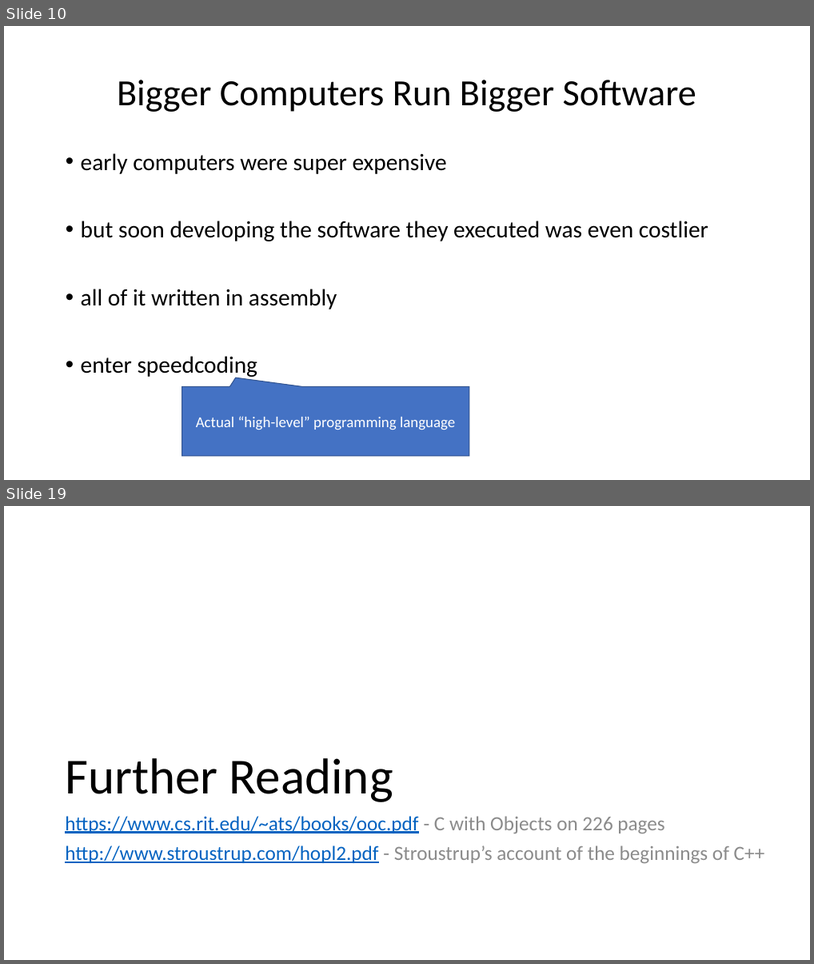
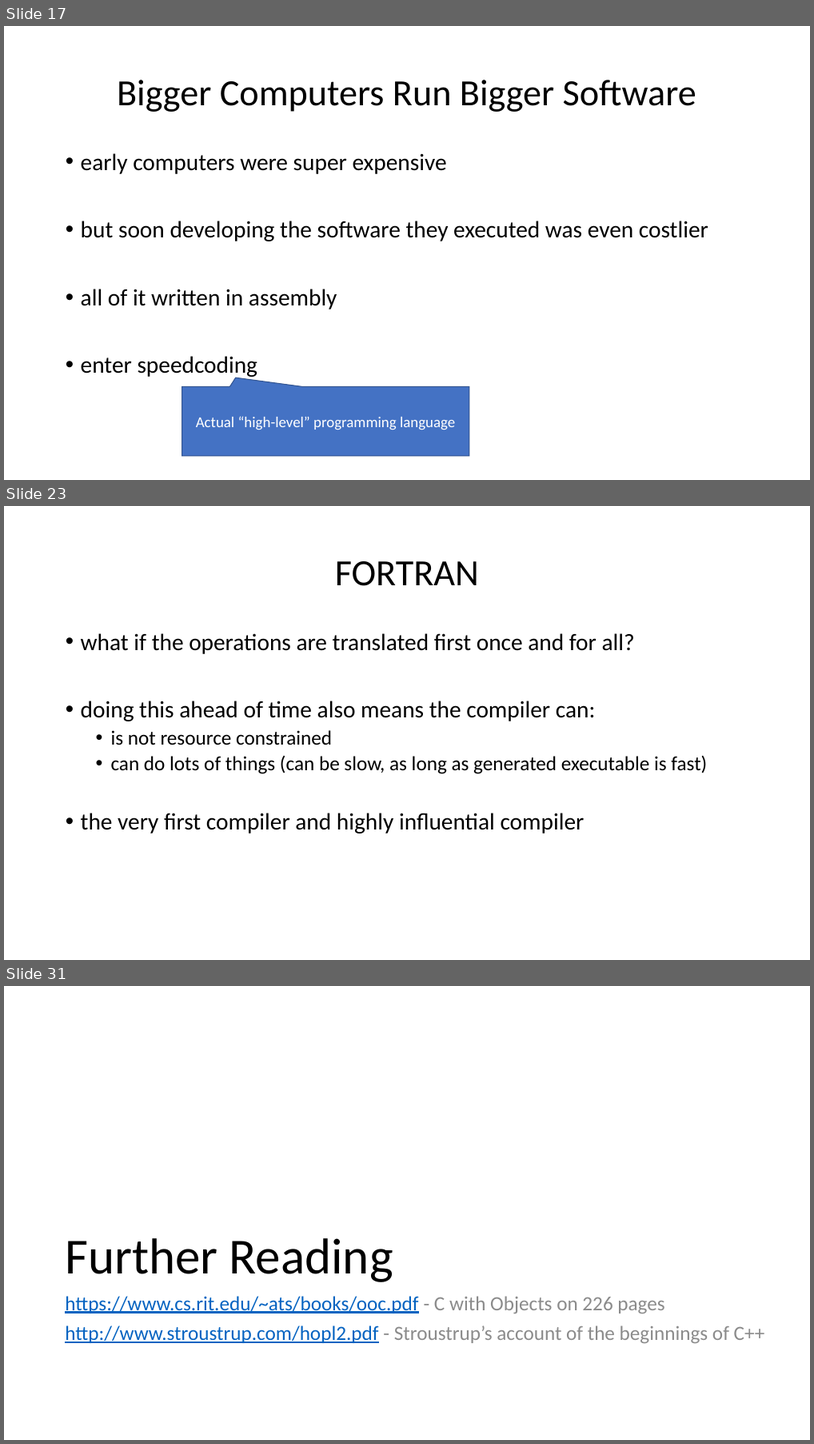
Before and after one commit to ganoliz/NI-GEN, a slide deck: media/NI-GEN-1.pptx. Shown one above the other, each under a label of ours: slides 10 and 19 before the commit, slides 17, 23 and 31 after it; the slides between them are not shown. The pictures are 814x964 and 814x1444 pixels, drawn with LibreOffice and Linux fonts; fonts in the diff are those of the drawing. Boxes give left, top, right and bottom in pixels: in the first picture for what was removed or moved away, otherwise in the second. Text is boxed around its words. In the diff, an @@ line names an element or a change of style, - is before the commit and + after.

```diff
--- a/media/NI-GEN-1.pptx
+++ b/media/NI-GEN-1.pptx
@@ slide 23 added at (x1=4, y1=506, x2=810, y2=960), background #FFFFFF @@
@@ title added at (x1=335, y1=561, x2=479, y2=586), 44 pt, text #000000 @@
+FORTRAN
@@ text added at (x1=81, y1=633, x2=707, y2=833), 28 pt, text #000000 @@
+• what if the operations are translated first once and for all?
+• doing this ahead of time also means the compiler can:
+  • is not resource constrained
+  • can do lots of things (can be slow, as long as generated executable is fast)
+• the very first compiler and highly influential compiler
@@ what was slide 10 is now slide 17 @@
@@ what was slide 19 is now slide 31 @@
```
Also in this commit, not shown: 5 slides changed, 18 other slides added, 5 slides removed, 6 other files.
